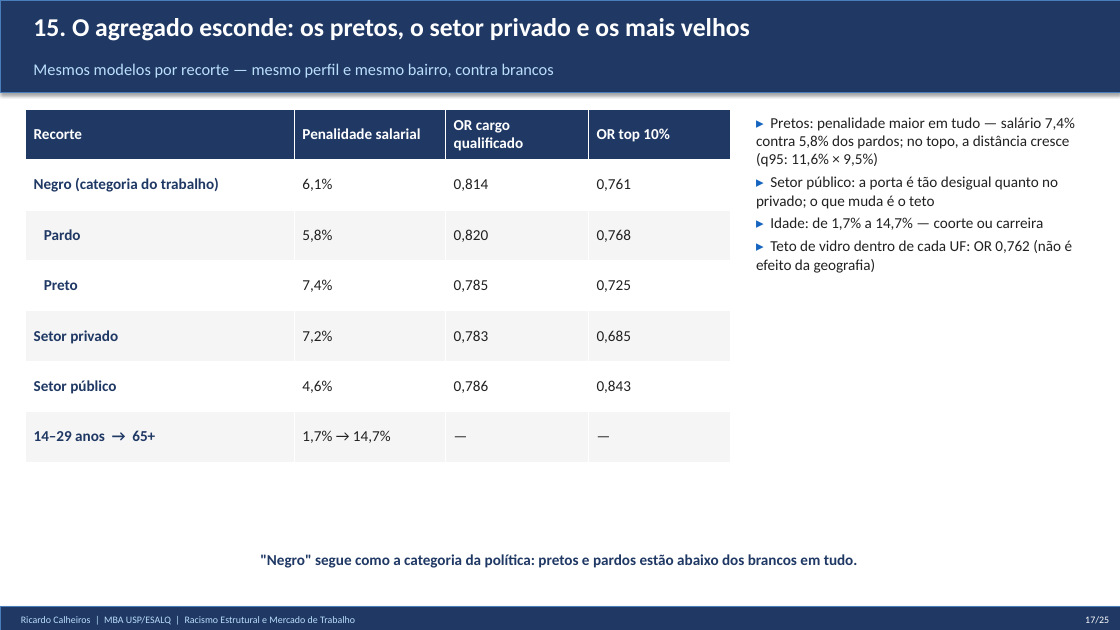
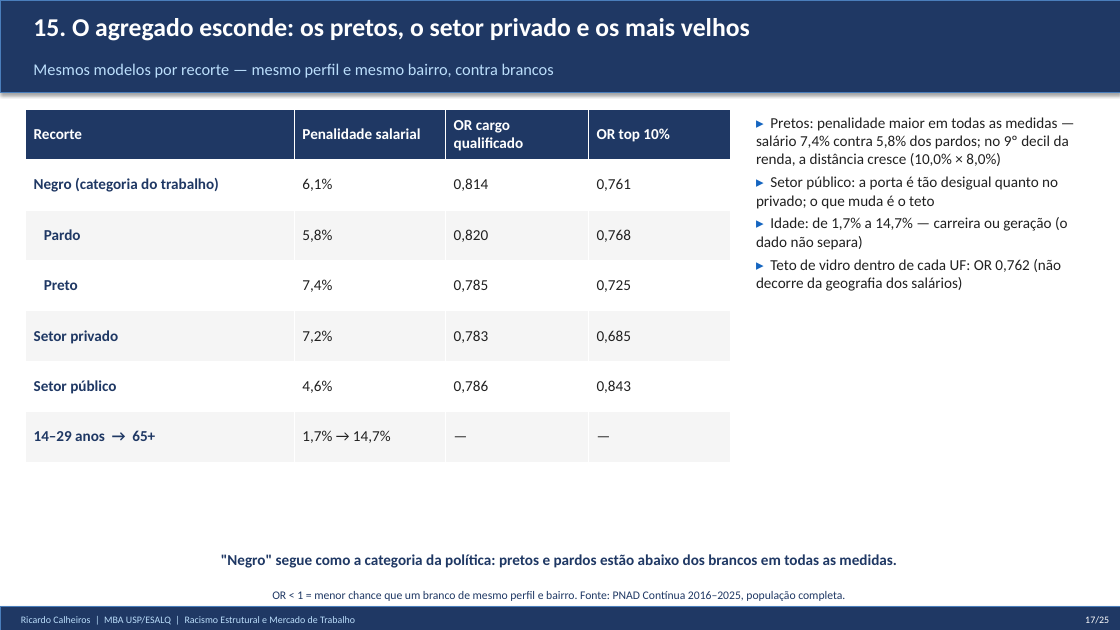
Before and after one commit to rickinrj-ux/ProjetoRacismoPNAD, a slide deck: slide 17 of entregaveis/TCC_Ricardo_Calheiros_Defesa.pptx. Drawn at 1120x630 pixels with LibreOffice and Linux fonts; fonts in the diff are those of the drawing. Boxes give left, top, right and bottom in pixels: in the first picture for what was removed or moved away, otherwise in the second. Text is boxed around its words. In the diff, an @@ line names an element or a change of style, - is before the commit and + after.

```diff
--- a/entregaveis/TCC_Ricardo_Calheiros_Defesa.pptx
+++ b/entregaveis/TCC_Ricardo_Calheiros_Defesa.pptx
@@ text at <box>756,117,1069,166</box>: text changed @@
-▸ Pretos: penalidade maior em tudo — salário 7,4% contra 5,8% dos pardos; no topo, a distância cresce (q95: 11,6% × 9,5%)
+▸ Pretos: penalidade maior em todas as medidas — salário 7,4% contra 5,8% dos pardos; no 9º decil da renda, a distância cresce (10,0% × 8,0%)
@@ text at <box>756,217,1068,291</box>: text changed @@
-▸ Idade: de 1,7% a 14,7% — coorte ou carreira
-▸ Teto de vidro dentro de cada UF: OR 0,762 (não é efeito da geografia)
+▸ Idade: de 1,7% a 14,7% — carreira ou geração (o dado não separa)
+▸ Teto de vidro dentro de cada UF: OR 0,762 (não decorre da geografia dos salários)
@@ text at <box>221,554,896,568</box>: text changed @@
-"Negro" segue como a categoria da política: pretos e pardos estão abaixo dos brancos em tudo.
+"Negro" segue como a categoria da política: pretos e pardos estão abaixo dos brancos em todas as medidas.
@@ text added at <box>272,591,845,601</box>, 10 pt, text #1F3864 @@
+OR < 1 = menor chance que um branco de mesmo perfil e bairro. Fonte: PNAD Contínua 2016–2025, população completa.
```
Also in this commit, not shown: 1 other slide changed, 14 other files.
